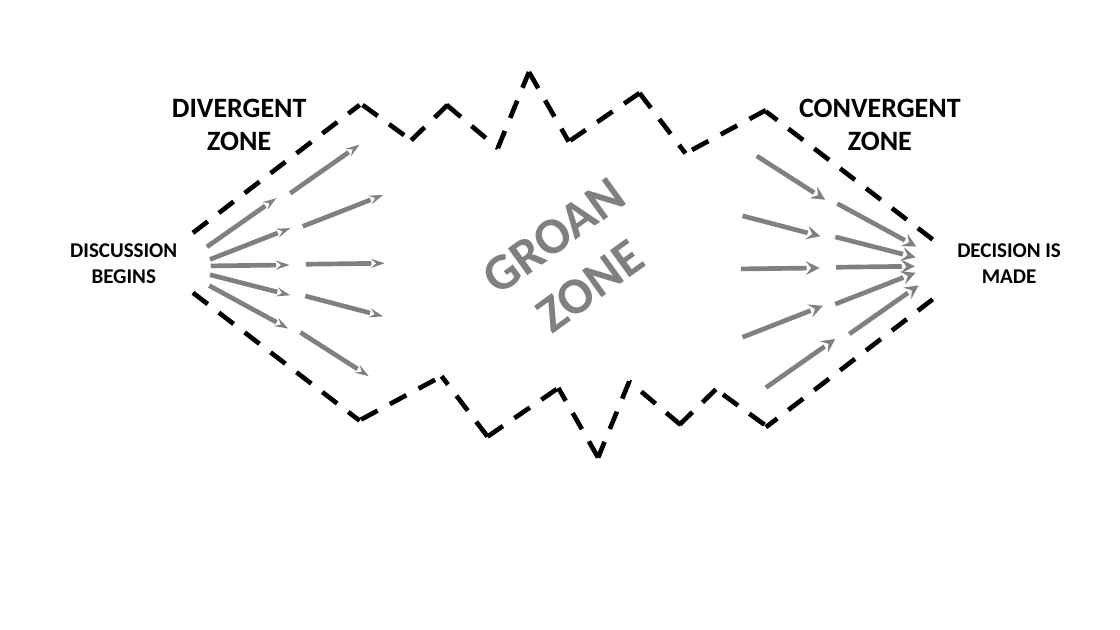
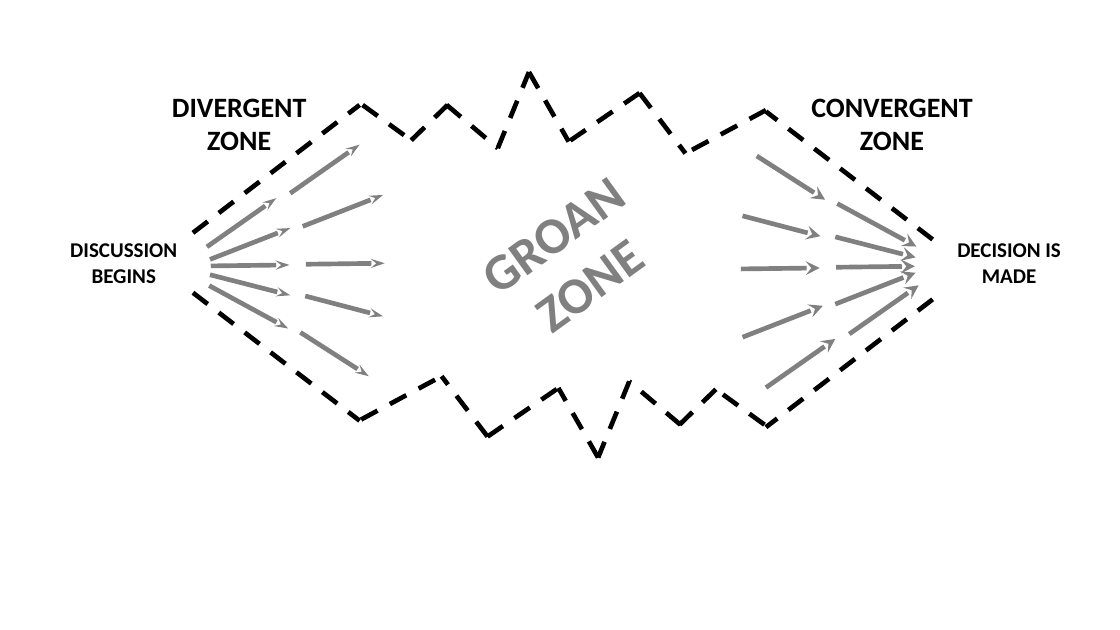
Before and after one commit to MarkPearlCoZa/Talk_Group_Dynamics, a slide deck: slide 5 of assets/supporting docs/Walkthrough.pptx. Drawn at 1120x630 pixels with LibreOffice and Linux fonts; fonts in the diff are those of the drawing. Boxes give left, top, right and bottom in pixels: in the first picture for what was removed or moved away, otherwise in the second. Text is boxed around its words. In the diff, an @@ line names an element or a change of style, - is before the commit and + after.

Commit message:
Update spacing issue on slide

```diff
--- a/assets/supporting docs/Walkthrough.pptx
+++ b/assets/supporting docs/Walkthrough.pptx
@@ text "CONVERGENT": place and size @@
-text "CONVERGENT" at (799, 98, 960, 150)
+text "CONVERGENT" at (811, 98, 972, 150)
```
Also in this commit, not shown: 1 other slide changed, 2 other files.
